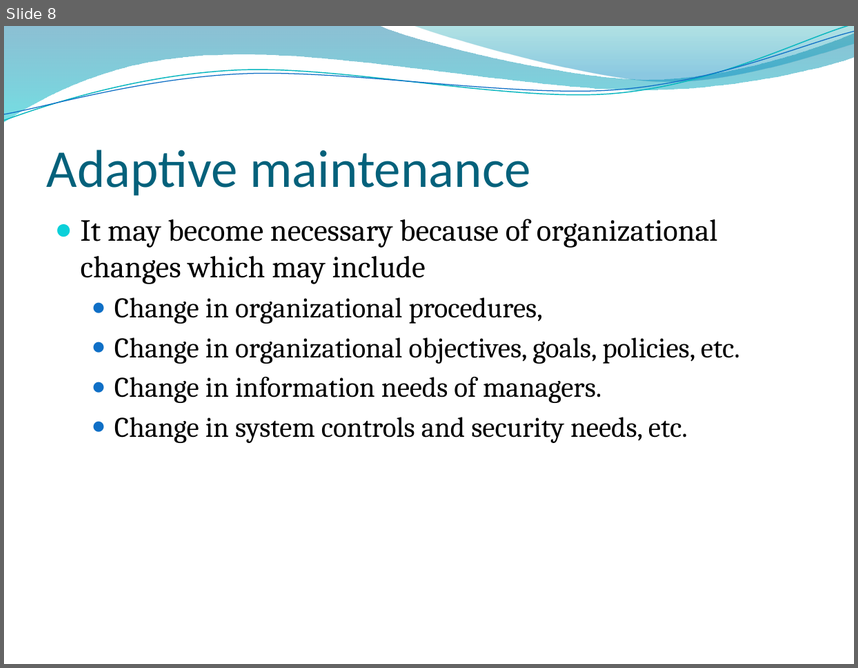
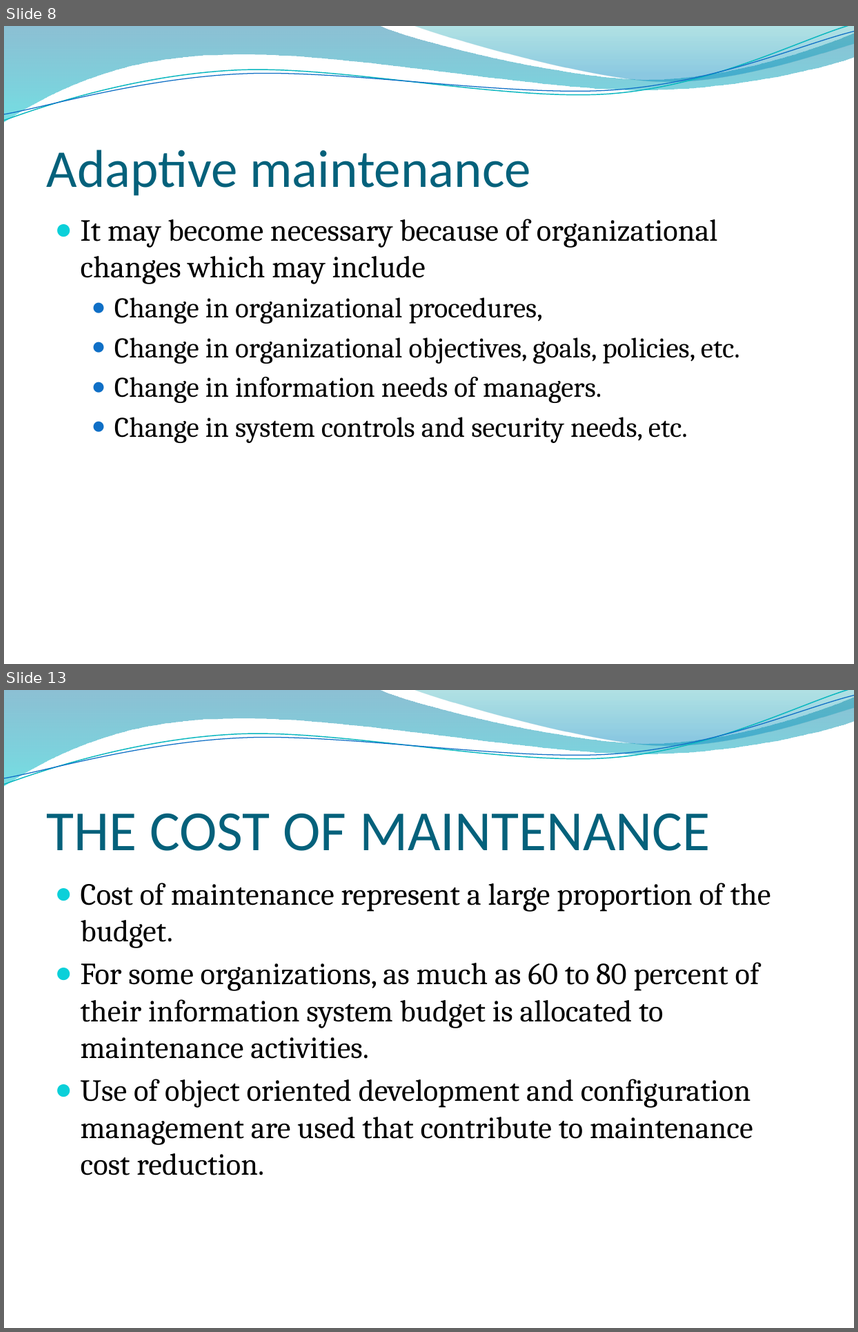
Before and after one commit to samirbaniya/extra, a slide deck: software engineering/Software Maintenance.pptx. Shown one above the other, each under a label of ours: slide 8 before the commit, slides 8 and 13 after it; the slides between them are not shown. The pictures are 858x668 and 858x1332 pixels, drawn with LibreOffice and Linux fonts; fonts in the diff are those of the drawing; background and template pictures are left out. Boxes give left, top, right and bottom in pixels: in the first picture for what was removed or moved away, otherwise in the second. Text is boxed around its words. In the diff, an @@ line names an element or a change of style, - is before the commit and + after.

```diff
--- a/software engineering/Software Maintenance.pptx
+++ b/software engineering/Software Maintenance.pptx
@@ slide 13 added at (4,690,854,1328), background picture (left out); not listed: 4 template elements that a slide beside it also shows @@
@@ title added at (47,813,710,851), 48 pt, text #04617B @@
+THE COST OF MAINTENANCE
@@ text added at (81,883,771,1175), 26 pt, text #000000 @@
+● Cost of maintenance represent a large proportion of the budget.
+● For some organizations, as much as 60 to 80 percent of their information system budget is allocated to maintenance activities.
+● Use of object oriented development and configuration management are used that contribute to maintenance cost reduction.
```
Also in this commit, not shown: 1 slide changed, 8 other slides added.
